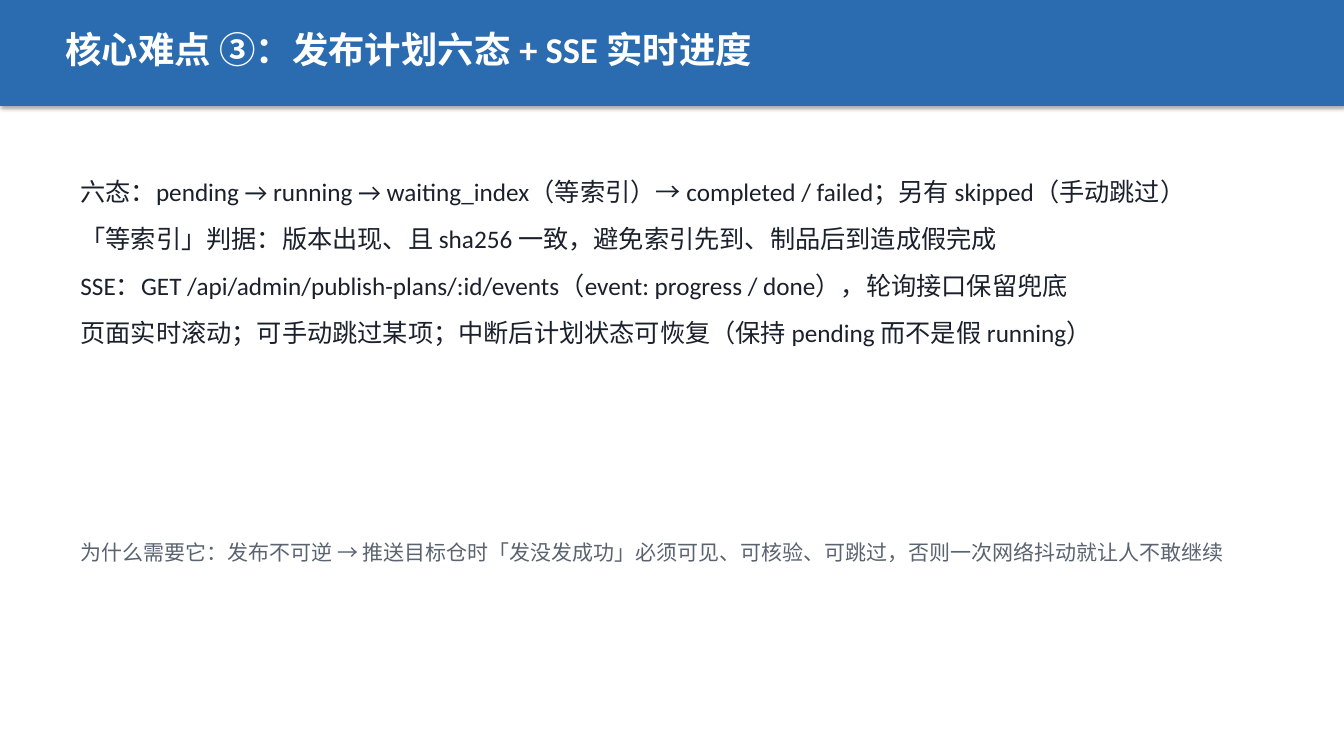
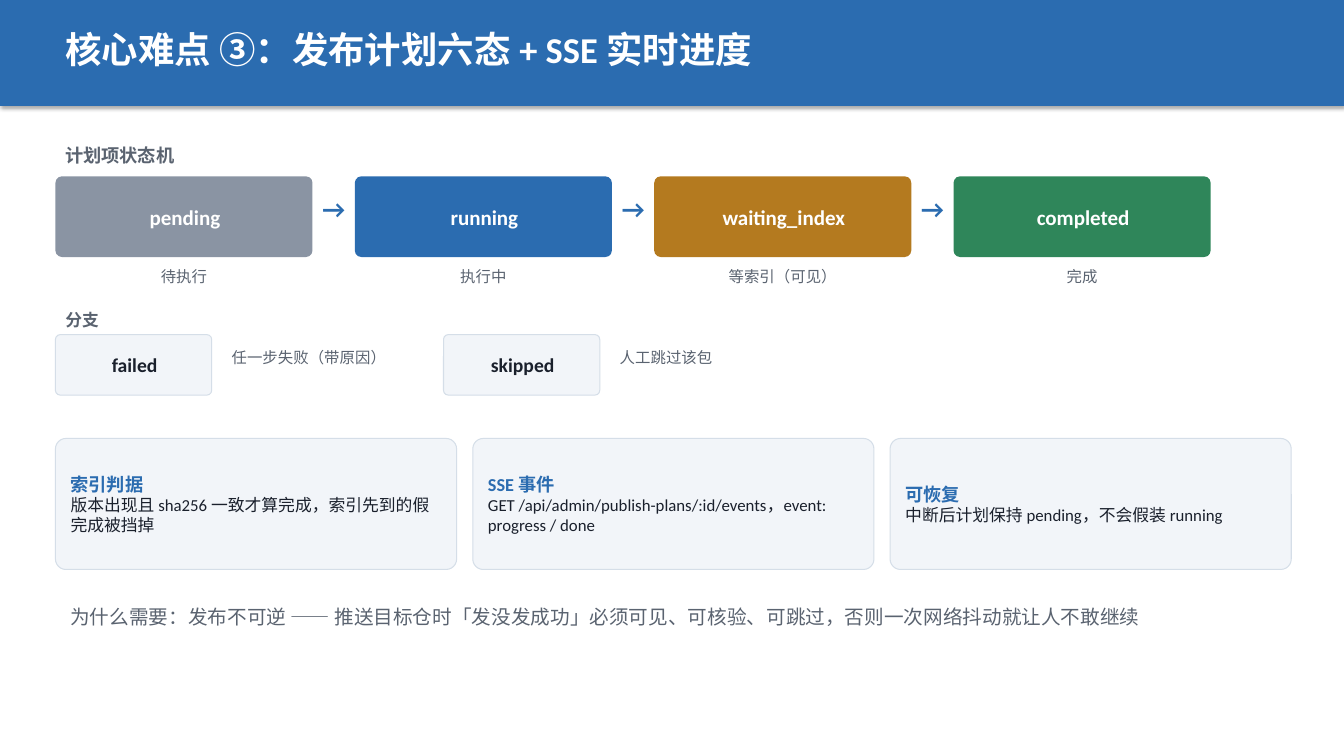
Before and after one commit to ystyle/cjreg, a slide deck: slide 7 of docs/finals-roadshow-v0.3.0.pptx. Drawn at 1344x756 pixels with LibreOffice and Linux fonts; fonts in the diff are those of the drawing. Boxes give left, top, right and bottom in pixels: in the first picture for what was removed or moved away, otherwise in the second. Text is boxed around its words. In the diff, an @@ line names an element or a change of style, - is before the commit and + after.

Commit message:
docs(ppt): 第 7/9/10 页改为图形式展示（状态机 / 双面板 / 四卡）
- 第 7 页（六态 + SSE）：四段状态机色块（pending→running→waiting_index→completed）+ 分支
  （failed / skipped）+ 三张要点卡（索引判据 / SSE 事件 / 可恢复）+ 底部一句话说明为什么需要
- 第 9 页（质量与性能）：左右双面板 —— 左「测试与验证」用大字号 1002 用例 · 91.3% + 四条证据；
  右「性能」用四组「大数字 + 一行口径」（索引 5.9×、吞吐 324 MiB/s、并发 414 req/s、内存 291 MiB）
- 第 10 页（实用价值）：2×2 场景卡（内网常驻 / 预演仓 / 多仓体系 / CI 集成）+ 高亮结论条

```diff
--- a/docs/finals-roadshow-v0.3.0.pptx
+++ b/docs/finals-roadshow-v0.3.0.pptx
@@ text added at [65, 146, 174, 164], 13 pt, text #5A6370, bold @@
+计划项状态机
@@ rounded rectangle added at [55, 176, 313, 257], fill #8A94A3, 15 pt, text #FFFFFF, bold @@
+pending
@@ text removed at [80, 179, 1186, 347] @@
-六态：pending → running → waiting_index（等索引）→ completed / failed；另有 skipped（手动跳过）
-「等索引」判据：版本出现、且 sha256 一致，避免索引先到、制品后到造成假完成
-SSE：GET /api/admin/publish-plans/:id/events（event: progress / done），轮询接口保留兜底
-页面实时滚动；可手动跳过某项；中断后计划状态可恢复（保持 pending 而不是假 running）
@@ rounded rectangle added at [355, 176, 612, 257], fill #2B6CB0, 15 pt, text #FFFFFF, bold @@
+running
@@ rounded rectangle added at [654, 176, 911, 257], fill #B47A1F, 15 pt, text #FFFFFF, bold @@
+waiting_index
@@ rounded rectangle added at [954, 176, 1211, 257], fill #2F865A, 15 pt, text #FFFFFF, bold @@
+completed
@@ text added at [313, 189, 355, 239], 18 pt, text #2B6CB0, bold @@
+→
@@ text added at [612, 189, 654, 239], 18 pt, text #2B6CB0, bold @@
+→
@@ text added at [911, 189, 954, 239], 18 pt, text #2B6CB0, bold @@
+→
@@ text added at [161, 269, 207, 283], 11 pt, text #5A6370 @@
+待执行
@@ text added at [460, 269, 506, 283], 11 pt, text #5A6370 @@
+执行中
@@ text added at [729, 269, 837, 284], 11 pt, text #5A6370 @@
+等索引（可见）
@@ text added at [1067, 269, 1098, 283], 11 pt, text #5A6370 @@
+完成
@@ text added at [65, 311, 99, 328], 12 pt, text #5A6370, bold @@
+分支
@@ rounded rectangle added at [55, 335, 212, 395], fill #F2F5F9, outline #D5DEE8 0.75 pt, 14 pt, text #1A202C, bold @@
+failed
@@ text added at [232, 350, 386, 365], 11 pt, text #5A6370 @@
+任一步失败（带原因）
@@ rounded rectangle added at [444, 335, 600, 395], fill #F2F5F9, outline #D5DEE8 0.75 pt, 14 pt, text #1A202C, bold @@
+skipped
@@ text added at [620, 350, 713, 364], 11 pt, text #5A6370 @@
+人工跳过该包
@@ rounded rectangle added at [55, 439, 457, 570], fill #F2F5F9, outline #D5DEE8 0.75 pt, 12 pt, text #1A202C @@
+索引判据
+版本出现且 sha256 一致才算完成，索引先到的假完成被挡掉
@@ rounded rectangle added at [473, 439, 874, 570], fill #F2F5F9, outline #D5DEE8 0.75 pt, 12 pt, text #1A202C @@
+SSE 事件
+GET /api/admin/publish-plans/:id/events，event: progress / done
@@ rounded rectangle added at [890, 439, 1292, 570], fill #F2F5F9, outline #D5DEE8 0.75 pt, 12 pt, text #1A202C @@
+可恢复
+中断后计划保持 pending，不会假装 running
@@ text at [70, 607, 1139, 626]: text changed; size 15 to 14 pt @@
-为什么需要它：发布不可逆 → 推送目标仓时「发没发成功」必须可见、可核验、可跳过，否则一次网络抖动就让人不敢继续
+为什么需要：发布不可逆 —— 推送目标仓时「发没发成功」必须可见、可核验、可跳过，否则一次网络抖动就让人不敢继续
```
Also in this commit, not shown: 2 other slides changed, 1 other file.
